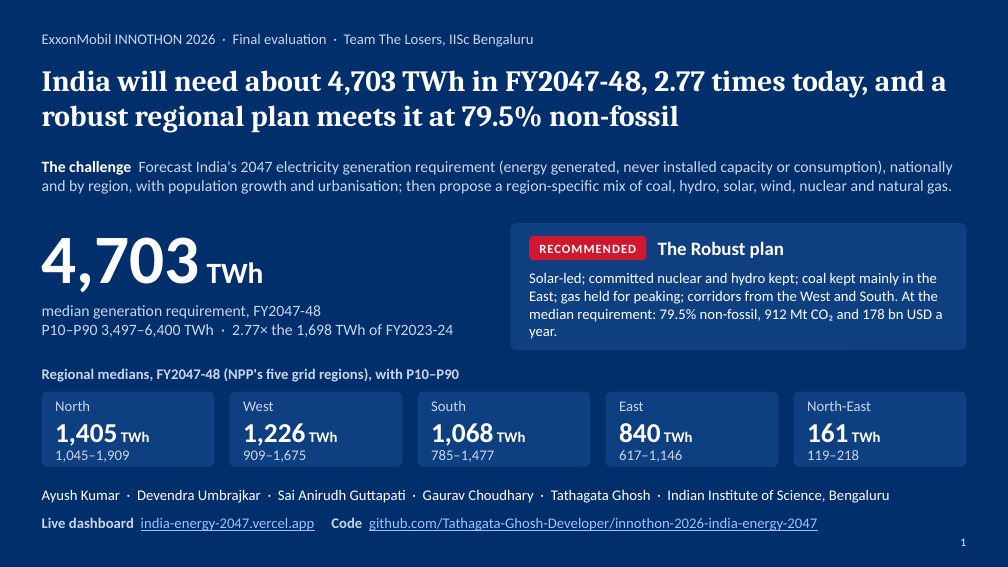
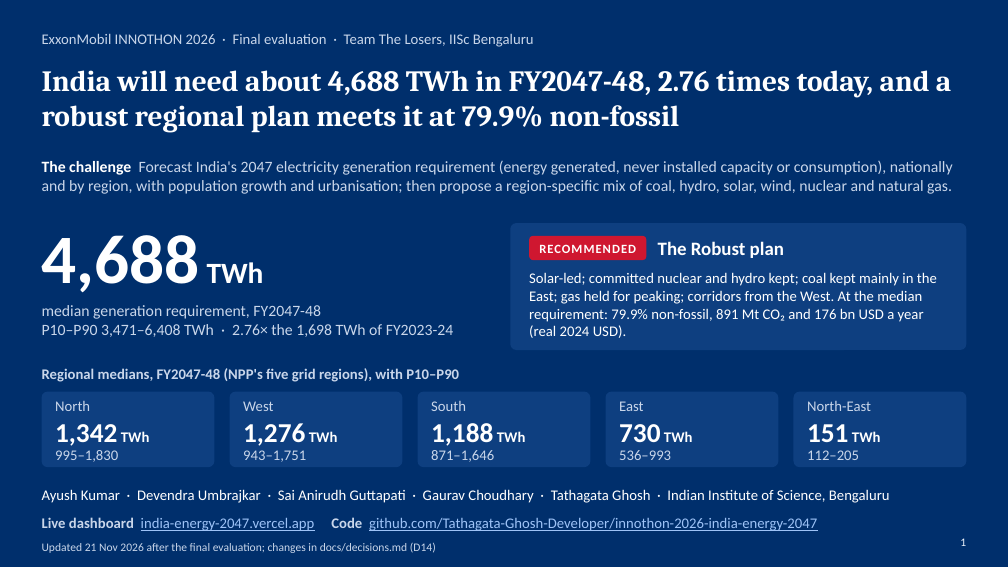
Before and after one commit to Tathagata-Ghosh-Developer/innothon-2026-india-energy-2047, a slide deck: slide 1 of docs/deck/India_Energy_2047_The_Losers.pptx. Drawn at 1008x567 pixels with LibreOffice and Linux fonts; fonts in the diff are those of the drawing. Boxes give left, top, right and bottom in pixels: in the first picture for what was removed or moved away, otherwise in the second. Text is boxed around its words. In the diff, an @@ line names an element or a change of style, - is before the commit and + after.

```diff
--- a/docs/deck/India_Energy_2047_The_Losers.pptx
+++ b/docs/deck/India_Energy_2047_The_Losers.pptx
@@ title at bbox=[42, 70, 951, 133]: text changed @@
-India will need about 4,703 TWh in FY2047-48, 2.77 times today, and a robust regional plan meets it at 79.5% non-fossil
+India will need about 4,688 TWh in FY2047-48, 2.76 times today, and a robust regional plan meets it at 79.9% non-fossil
@@ text at bbox=[42, 235, 264, 293]: text changed @@
-4,703 TWh
+4,688 TWh
@@ text at bbox=[529, 272, 937, 338]: text changed @@
-Solar-led; committed nuclear and hydro kept; coal kept mainly in the East; gas held for peaking; corridors from the West and South. At the median requirement: 79.5% non-fossil, 912 Mt CO₂ and 178 bn USD a year.
+Solar-led; committed nuclear and hydro kept; coal kept mainly in the East; gas held for peaking; corridors from the West. At the median requirement: 79.9% non-fossil, 891 Mt CO₂ and 176 bn USD a year (real 2024 USD).
@@ text at bbox=[42, 324, 454, 337]: text changed @@
-P10–P90 3,497–6,400 TWh · 2.77× the 1,698 TWh of FY2023-24
+P10–P90 3,471–6,408 TWh · 2.76× the 1,698 TWh of FY2023-24
@@ text at bbox=[55, 424, 150, 446]: text changed @@
-1,405 TWh
+1,342 TWh
@@ text at bbox=[243, 423, 338, 446]: text changed @@
-1,226 TWh
+1,276 TWh
@@ text at bbox=[431, 423, 526, 446]: text changed @@
-1,068 TWh
+1,188 TWh
@@ text at bbox=[619, 424, 693, 442]: text changed @@
-840 TWh
+730 TWh
@@ text at bbox=[807, 424, 881, 442]: text changed @@
-161 TWh
+151 TWh
@@ text at bbox=[55, 450, 118, 462]: text changed @@
-1,045–1,909
+995–1,830
@@ text at bbox=[243, 450, 306, 462]: text changed @@
-909–1,675
+943–1,751
@@ text at bbox=[431, 450, 494, 462]: text changed @@
-785–1,477
+871–1,646
@@ text at bbox=[619, 450, 671, 460]: text changed @@
-617–1,146
+536–993
@@ text at bbox=[807, 450, 859, 460]: text changed @@
-119–218
+112–205
@@ text added at bbox=[42, 543, 436, 553], 11 pt, text #C9D6EA @@
+Updated 21 Nov 2026 after the final evaluation; changes in docs/decisions.md (D14)
```
Also in this commit, not shown: 6 other slides changed, 41 other files.
